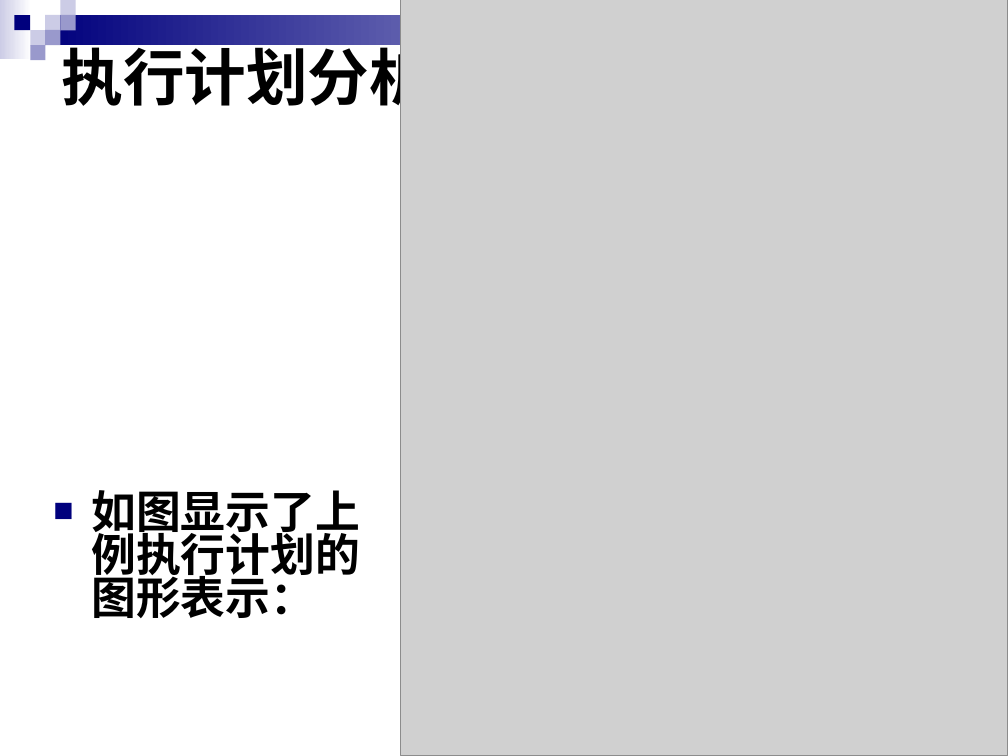
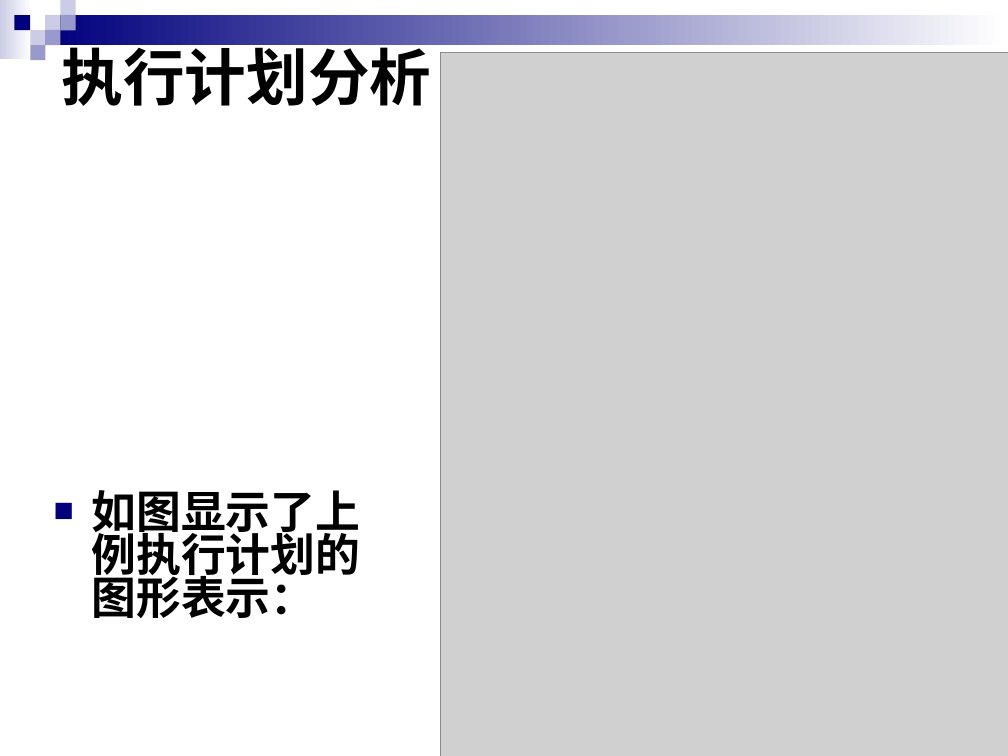
Before and after one commit to ltolt/shopin-net, a slide deck: slide 143 of mydoc/ORACLE_SQL性能优化(全).ppt. Drawn at 1008x756 pixels with LibreOffice and Linux fonts; fonts in the diff are those of the drawing; grey boxes stand for pictures. Boxes give left, top, right and bottom in pixels: in the first picture for what was removed or moved away, otherwise in the second. Text is boxed around its words. In the diff, an @@ line names an element or a change of style, - is before the commit and + after.

```diff
--- a/mydoc/ORACLE_SQL性能优化(全).ppt
+++ b/mydoc/ORACLE_SQL性能优化(全).ppt
@@ rectangle at <box>45,15,1008,45</box>: fill gradient #FFFFFF to #00007D to gradient #00007D to #FFFFFF @@
@@ title "执行计划分析" rewrapped from <box>62,37,432,116</box> to <box>62,37,432,106</box> @@
@@ picture: place and size @@
-picture at <box>401,0,1008,756</box>
+picture at <box>440,52,1008,756</box>
```
Also in this commit, not shown: 205 other slides changed, 1 slide added, 1 slide removed, 3 other files.
